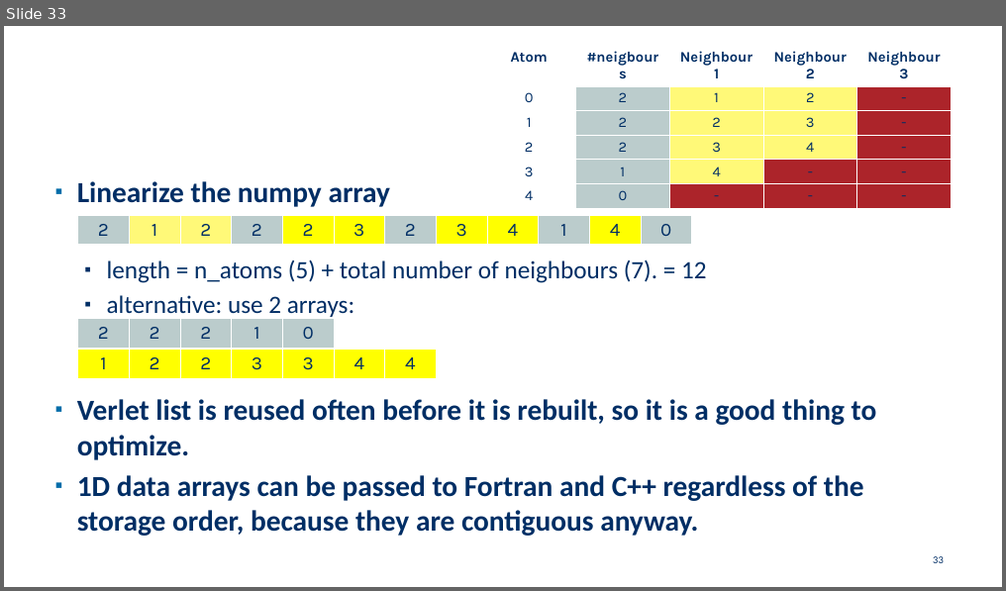
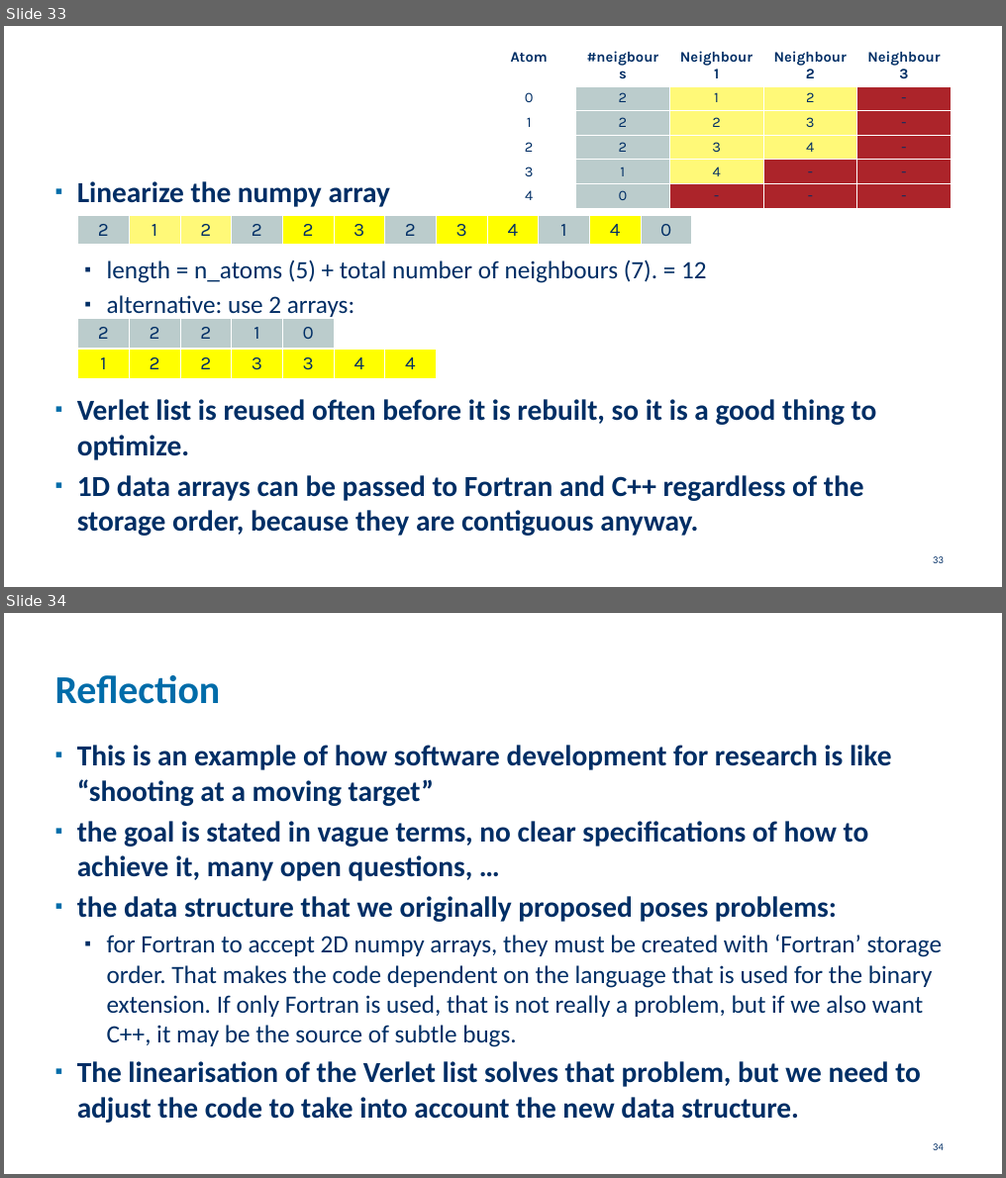
Before and after one commit to etijskens/pp, a slide deck: assignment-2021/assignment-2021.pptx. Shown one above the other, each under a label of ours: slide 33 before the commit, slides 33 and 34 after it. The pictures are 1006x591 and 1006x1178 pixels, drawn with LibreOffice and Linux fonts; fonts in the diff are those of the drawing; background and template pictures are left out. Boxes give left, top, right and bottom in pixels: in the first picture for what was removed or moved away, otherwise in the second. Text is boxed around its words. In the diff, an @@ line names an element or a change of style, - is before the commit and + after.

Commit message:
reflection on linearized verlet lists
fortran vs C++

```diff
--- a/assignment-2021/assignment-2021.pptx
+++ b/assignment-2021/assignment-2021.pptx
@@ slide 34 added at box(4, 613, 1002, 1174), background #FFFFFF @@
@@ title added at box(55, 675, 221, 704), 38 pt, text #006CA9, bold @@
+Reflection
@@ text added at box(77, 745, 943, 1123), 28 pt, text #002E65, bold @@
+▪ This is an example of how software development for research is like “shooting at a moving target”
+▪ the goal is stated in vague terms, no clear specifications of how to achieve it, many open questions, …
+▪ the data structure that we originally proposed poses problems:
+  ▪ for Fortran to accept 2D numpy arrays, they must be created with ‘Fortran’ storage order. That makes the code dependent on the language that is used for the binary extension. If only Fortran is used, that is not really a problem, but if we also want C++, it may be the source of subtle bugs.
+▪ The linearisation of the Verlet list solves that problem, but we need to adjust the code to take into account the new data structure.
@@ page number added at box(933, 1144, 944, 1151), 10 pt, text #002E65 @@
+34
```
Also in this commit, not shown: 1 other file.
